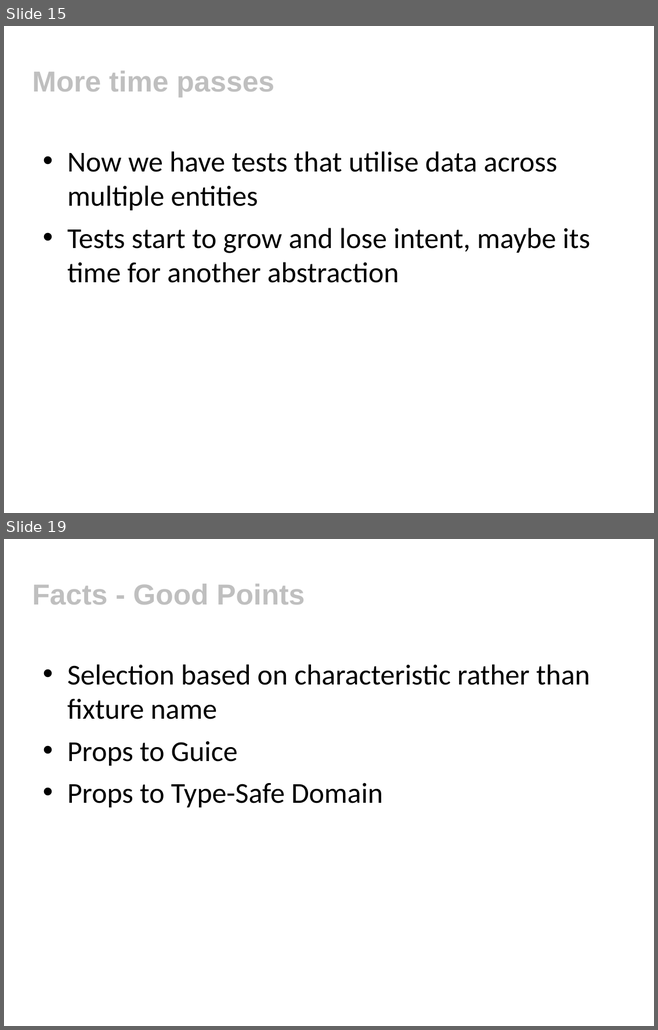
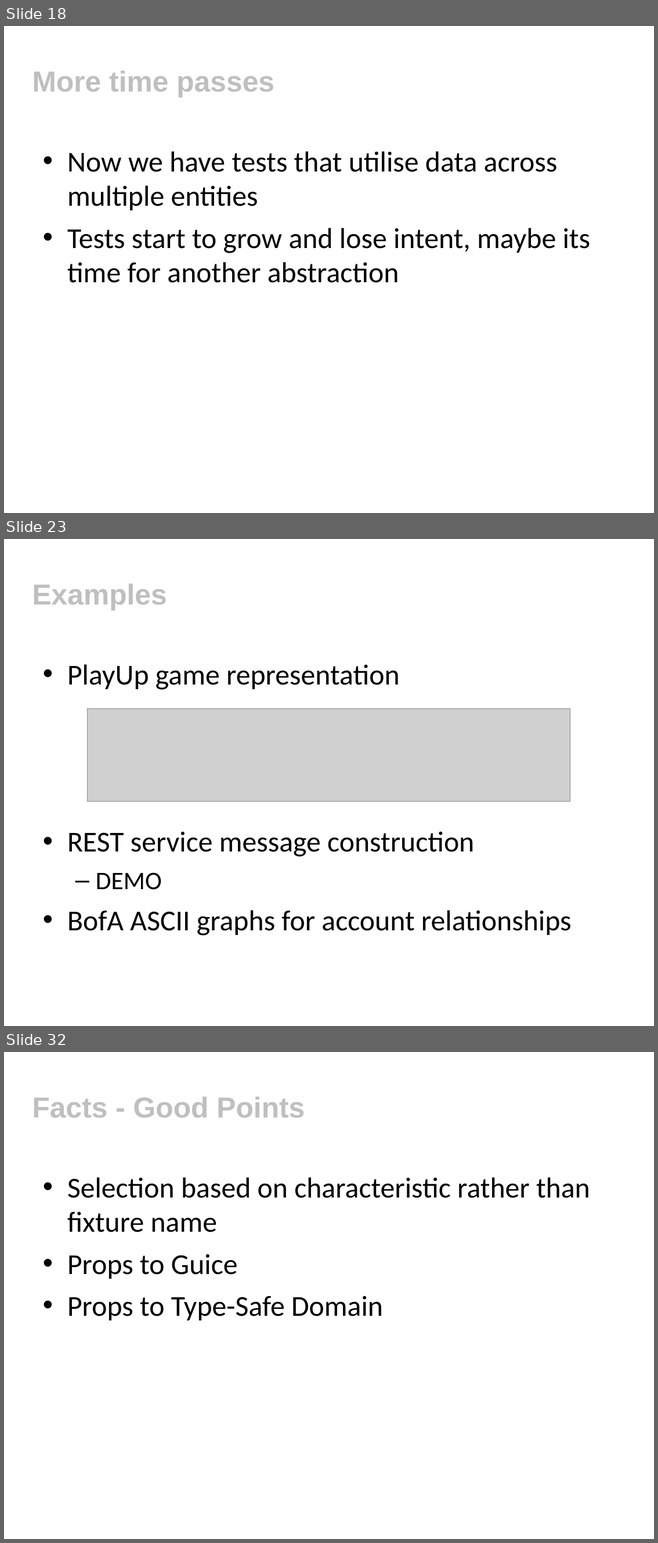
Before and after one commit to tobyclemson/test-data-generation-and-verification-presentation, a slide deck: test-data-generation-and-verification.ppt. Shown one above the other, each under a label of ours: slides 15 and 19 before the commit, slides 18, 23 and 32 after it; the slides between them are not shown. The pictures are 658x1030 and 658x1543 pixels, drawn with LibreOffice and Linux fonts; fonts in the diff are those of the drawing; grey boxes stand for pictures; background and template pictures are left out. Boxes give left, top, right and bottom in pixels: in the first picture for what was removed or moved away, otherwise in the second. Text is boxed around its words. In the diff, an @@ line names an element or a change of style, - is before the commit and + after.

```diff
--- a/test-data-generation-and-verification.ppt
+++ b/test-data-generation-and-verification.ppt
@@ slide 23 added at (x1=4, y1=539, x2=654, y2=1026), background #FFFFFF @@
@@ title added at (x1=32, y1=584, x2=167, y2=610), 32 pt, text #BFBFBF, bold @@
+Examples
@@ text added at (x1=67, y1=664, x2=571, y2=936), 32 pt, text #000000 @@
+• PlayUp game representation
+• REST service message construction
+  – DEMO
+• BofA ASCII graphs for account relationships
@@ picture added at (x1=87, y1=708, x2=570, y2=801) @@
@@ what was slide 15 is now slide 18 @@
@@ what was slide 19 is now slide 32 @@
```
Also in this commit, not shown: 4 slides changed, 12 other slides added, 1 other file.
